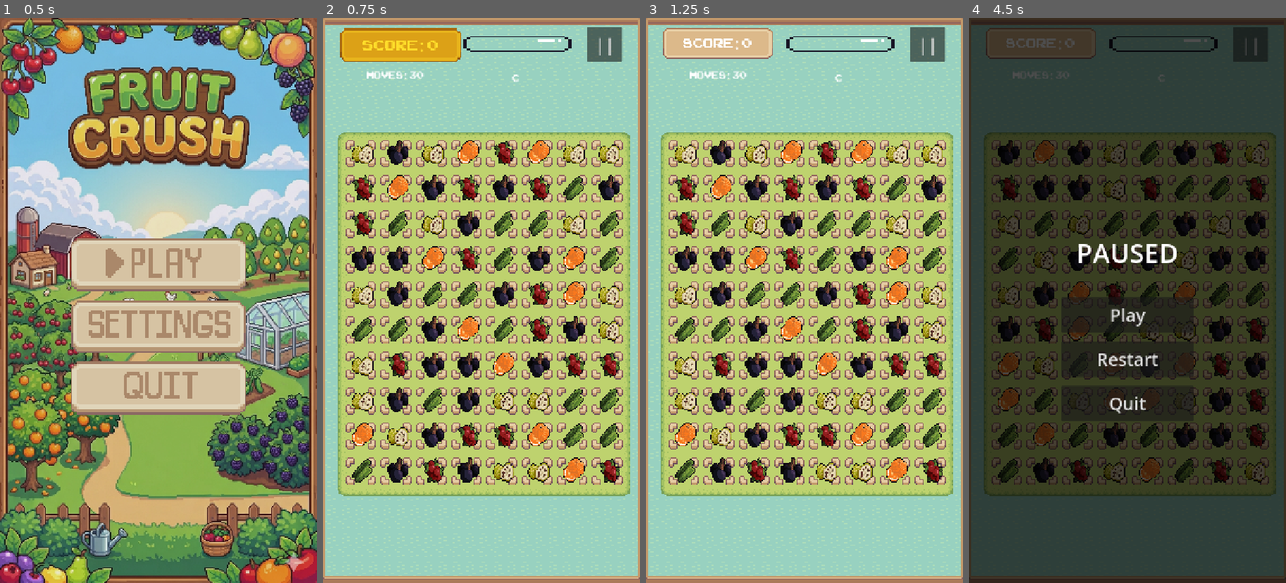
Above: before the commit, frames 1-4 (left to right).
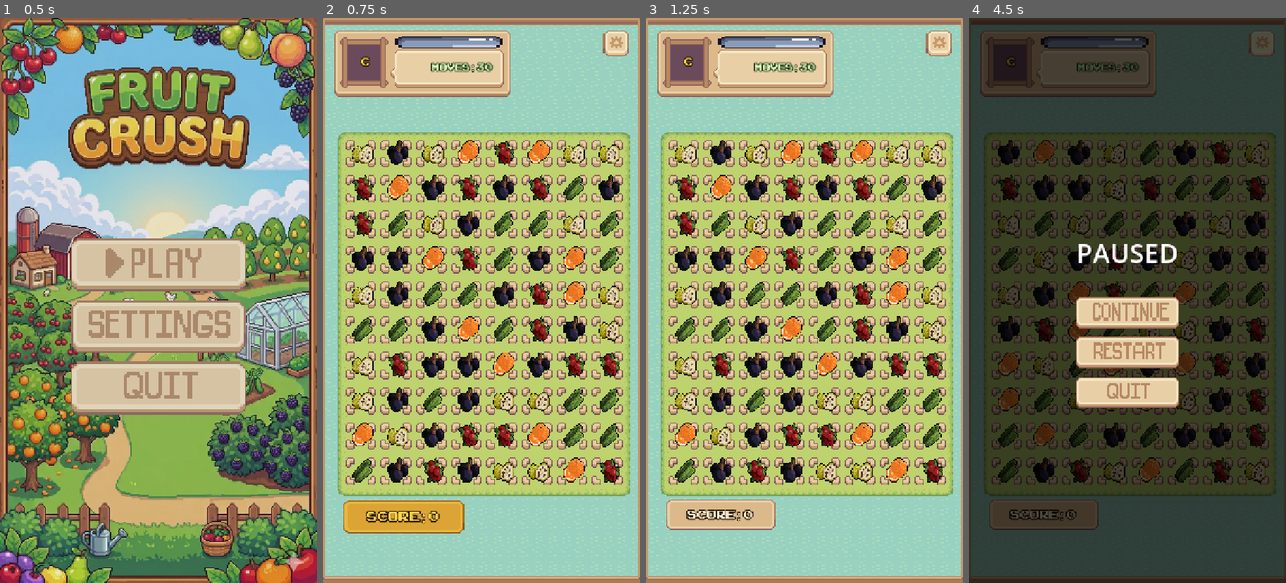
Above: after the commit, the same moments.

Repository: danieljuan6278/Fruit
Game: Godot game, scene res://scene/main_menu.tscn
Same seed, same stepped clock (60 frames per second), same inputs: the game is played once before the commit and once after it.
Inputs (mouse positions are in pixels of both pictures, inside the frame that each line leads up to; where the layout moved, square brackets give the same spot in the first picture):
- Up to frame 1 (0.5 s): no input
- Up to frame 2 (0.75 s): click (481, 266) at 0.5 s
- Up to frame 3 (1.25 s): no input
- Up to frame 4 (4.5 s): click (1263, 46) [1251, 46] at 1.25 s; click (1127, 311) [1127, 317] at 2 s; click (1263, 46) [1251, 46] at 2.75 s; click (1127, 351) [1127, 357] at 3.5 s; click (1263, 46) [1251, 46] at 4.25 s

Frame 1 is identical in both runs. In frame 2, 9.8% of the frame differs, in the area x 3-97%, y 1-92%; in frame 3, 9.0%; in frame 4, 10%, in the area x 3-97%, y 1-91%.

Commit message:
feat: implement pause menu functionality with new UI assets and management scripts

Diff:
--- a/scene/game.tscn
+++ b/scene/game.tscn
@@ -6,20 +6,20 @@
 [ext_resource type="PackedScene" uid="uid://d0vt4lr2qrn64" path="res://scene/piece.tscn" id="2_dbls1"]
 [ext_resource type="FontFile" uid="uid://b7r3gd2h62crf" path="res://assets/arcadeclassic/ARCADECLASSIC.TTF" id="5_p1ry8"]
 [ext_resource type="Texture2D" uid="uid://bxyuxjlwd6tmn" path="res://assets/ui/Sprout Lands - UI Pack - Basic pack/Sprite sheets/Sprite sheet for Basic Pack2.png" id="5_xlg7c"]
-[ext_resource type="Texture2D" uid="uid://dds1ljl8hro28" path="res://assets/horizontal bars/most rounded/progress bar most rounded progress orange.png" id="6_xlg7c"]
+[ext_resource type="Texture2D" uid="uid://bsej1akhllmnc" path="res://assets/horizontal bars/most rounded/progress bar most rounded progress green.png" id="6_green"]
 [ext_resource type="Texture2D" uid="uid://hoxhy2e20ty5" path="res://assets/horizontal bars/most rounded/progress bar most rounded over.png" id="7_qpk70"]
+[ext_resource type="Texture2D" uid="uid://deoo3eyvv2gq7" path="res://assets/horizontal bars/most rounded/progress bar most rounded under.png" id="8_under"]
+
+[sub_resource type="AtlasTexture" id="AtlasTexture_yq8tf"]
+atlas = ExtResource("5_xlg7c")
+region = Rect2(355, 178, 170, 60)
 
 [sub_resource type="AtlasTexture" id="AtlasTexture_ll5lq"]
 atlas = ExtResource("5_xlg7c")
 region = Rect2(256, 176, 96, 32)
 
-[sub_resource type="Theme" id="Theme_xwcet"]
-
-[sub_resource type="LabelSettings" id="LabelSettings_33cqm"]
-font_size = 42
-
 [sub_resource type="AtlasTexture" id="AtlasTexture_17rxn"]
-atlas = ExtResource("6_xlg7c")
+atlas = ExtResource("6_green")
 
 [node name="Game" type="Node2D" unique_id=1140158809 node_paths=PackedStringArray("ui_manager")]
 script = ExtResource("1_5kiuu")
@@ -28,6 +28,14 @@
 ui_manager = NodePath("UIManager")
 
 [node name="score_label" type="CanvasLayer" parent="." unique_id=335725367]
+
+[node name="TextureRect" type="TextureRect" parent="score_label" unique_id=1290509600]
+texture_filter = 1
+offset_left = 25.0
+offset_top = 28.0
+offset_right = 427.0
+offset_bottom = 179.0
+texture = SubResource("AtlasTexture_yq8tf")
 
 [node name="ScoreContainer" type="Control" parent="score_label" unique_id=1006255356]
 layout_mode = 3
@@ -41,10 +49,10 @@
 layout_mode = 1
 anchors_preset = 10
 anchor_right = 1.0
-offset_left = 30.0
-offset_top = 12.0
-offset_right = -424.0
-offset_bottom = 101.0
+offset_left = 37.0
+offset_top = 1080.0
+offset_right = -417.0
+offset_bottom = 1169.0
 grow_horizontal = 2
 texture = SubResource("AtlasTexture_ll5lq")
 stretch_mode = 4
@@ -56,12 +64,12 @@
 offset_top = 14.0
 offset_right = 254.0
 offset_bottom = 78.0
-theme = SubResource("Theme_xwcet")
-theme_type_variation = &"GraphFrameTitleLabel"
+theme_override_colors/font_color = Color(1, 0.95, 0.82, 1)
+theme_override_colors/font_outline_color = Color(0.18, 0.12, 0.06, 1)
+theme_override_constants/outline_size = 8
 theme_override_fonts/font = ExtResource("5_p1ry8")
 theme_override_font_sizes/font_size = 40
 text = "Score: 0"
-label_settings = SubResource("LabelSettings_33cqm")
 horizontal_alignment = 1
 vertical_alignment = 1
 autowrap_mode = 3
@@ -69,33 +77,40 @@
 
 [node name="ScoreProgress" type="TextureProgressBar" parent="score_label" unique_id=1001617136]
 texture_filter = 1
-offset_left = 318.0
+offset_left = 164.0
 offset_top = 40.0
-offset_right = 565.0
-offset_bottom = 78.0
+offset_right = 409.0
+offset_bottom = 69.0
 max_value = 1200.0
 nine_patch_stretch = true
+texture_under = ExtResource("8_under")
 texture_over = ExtResource("7_qpk70")
 texture_progress = SubResource("AtlasTexture_17rxn")
 
 [node name="RankLabel" type="Label" parent="score_label" unique_id=1758124079]
-offset_left = 315.0
-offset_top = 121.0
-offset_right = 562.0
-offset_bottom = 152.0
+offset_left = -30.0
+offset_top = 81.0
+offset_right = 224.0
+offset_bottom = 113.0
+theme_override_colors/font_color = Color(1, 0.86, 0.25, 1)
+theme_override_colors/font_outline_color = Color(0.18, 0.12, 0.06, 1)
+theme_override_constants/outline_size = 10
 theme_override_fonts/font = ExtResource("5_p1ry8")
-theme_override_font_sizes/font_size = 30
+theme_override_font_sizes/font_size = 36
 text = "C"
 horizontal_alignment = 1
 
 [node name="MovesLabel" type="Label" parent="score_label" unique_id=307979590]
-offset_left = 42.0
-offset_top = 114.0
-offset_right = 289.0
-offset_bottom = 155.0
+offset_left = 193.0
+offset_top = 95.0
+offset_right = 440.0
+offset_bottom = 136.0
+theme_override_colors/font_color = Color(0.85, 1, 0.75, 1)
+theme_override_colors/font_outline_color = Color(0.12, 0.18, 0.06, 1)
+theme_override_constants/outline_size = 8
 theme_override_fonts/font = ExtResource("5_p1ry8")
-theme_override_font_sizes/font_size = 30
-text = "Moves: 30"
+theme_override_font_sizes/font_size = 32
+text = "30"
 horizontal_alignment = 1
 
 [node name="UIManager" type="Node" parent="." unique_id=933798985 node_paths=PackedStringArray("score_label", "rank_label", "moves_label", "progress_bar")]
--- a/scene/pause_menu.tscn
+++ b/scene/pause_menu.tscn
@@ -1,29 +1,68 @@
-[gd_scene load_steps=2 format=3 uid="uid://dda455uj38eus"]
+[gd_scene format=3 uid="uid://dda455uj38eus"]
 
-[ext_resource type="Script" path="res://script/pause_menu.gd" id="1_pausemenu"]
+[ext_resource type="Script" uid="uid://boukje07ap1v" path="res://script/pause_menu.gd" id="1_pausemenu"]
+[ext_resource type="Texture2D" uid="uid://bxyuxjlwd6tmn" path="res://assets/ui/Sprout Lands - UI Pack - Basic pack/Sprite sheets/Sprite sheet for Basic Pack2.png" id="2_cq4tv"]
+[ext_resource type="Texture2D" uid="uid://ja6sbwjaiyat" path="res://assets/ui/Sprout Lands - UI Pack - Basic pack/Sprite sheets/resumebutton.png" id="2_me6vf"]
+[ext_resource type="Texture2D" uid="uid://ccmeheycq6bj6" path="res://assets/ui/Sprout Lands - UI Pack - Basic pack/Sprite sheets/restart pause.png" id="4_qbwph"]
+[ext_resource type="Texture2D" uid="uid://ba28injmkmvq2" path="res://assets/ui/Sprout Lands - UI Pack - Basic pack/Sprite sheets/UI Big Play Button-58c8.png" id="4_ug2vv"]
 
-[node name="PauseMenu" type="CanvasLayer"]
+[sub_resource type="AtlasTexture" id="AtlasTexture_ug2vv"]
+atlas = ExtResource("2_cq4tv")
+region = Rect2(645, 68, 22, 24)
+
+[sub_resource type="AtlasTexture" id="AtlasTexture_et5lo"]
+atlas = ExtResource("2_cq4tv")
+region = Rect2(677, 70, 22, 22)
+
+[sub_resource type="AtlasTexture" id="AtlasTexture_cq4tv"]
+atlas = ExtResource("2_me6vf")
+region = Rect2(18, 0, 540, 162)
+
+[sub_resource type="AtlasTexture" id="AtlasTexture_r1gbo"]
+atlas = ExtResource("2_me6vf")
+region = Rect2(594, 12, 540, 150)
+
+[sub_resource type="AtlasTexture" id="AtlasTexture_4q2vw"]
+atlas = ExtResource("4_qbwph")
+region = Rect2(18, 0, 540, 162)
+
+[sub_resource type="AtlasTexture" id="AtlasTexture_71u2q"]
+atlas = ExtResource("4_qbwph")
+region = Rect2(594, 12, 540, 150)
+
+[sub_resource type="AtlasTexture" id="AtlasTexture_qbwph"]
+atlas = ExtResource("4_ug2vv")
+region = Rect2(18, 0, 540, 162)
+
+[sub_resource type="AtlasTexture" id="AtlasTexture_xugnn"]
+atlas = ExtResource("4_ug2vv")
+region = Rect2(594, 12, 540, 150)
+
+[node name="PauseMenu" type="CanvasLayer" unique_id=1044010760]
 process_mode = 3
 layer = 100
 script = ExtResource("1_pausemenu")
 
-[node name="PauseButton" type="Button" parent="."]
-offset_left = 600.0
-offset_top = 20.0
-offset_right = 680.0
-offset_bottom = 100.0
-theme_override_font_sizes/font_size = 40
-text = "||"
+[node name="PauseButton" type="TextureButton" parent="." unique_id=239840653]
+texture_filter = 1
+offset_left = 637.0
+offset_top = 28.000002
+offset_right = 659.0
+offset_bottom = 52.000004
+scale = Vector2(2.6494124, 2.4705193)
+size_flags_horizontal = 4
+texture_normal = SubResource("AtlasTexture_ug2vv")
+texture_pressed = SubResource("AtlasTexture_et5lo")
 
-[node name="Overlay" type="ColorRect" parent="."]
+[node name="Overlay" type="ColorRect" parent="." unique_id=433400094]
 visible = false
 anchors_preset = 15
 anchor_right = 1.0
 anchor_bottom = 1.0
 color = Color(0, 0, 0, 0.7)
 
-[node name="VBoxContainer" type="VBoxContainer" parent="Overlay"]
-anchors_preset = 8
+[node name="VBoxContainer" type="VBoxContainer" parent="Overlay" unique_id=1827944091]
+layout_mode = 0
 anchor_left = 0.5
 anchor_top = 0.5
 anchor_right = 0.5
@@ -34,30 +73,42 @@
 offset_bottom = 150.0
 theme_override_constants/separation = 20
 
-[node name="Title" type="Label" parent="Overlay/VBoxContainer"]
+[node name="Title" type="Label" parent="Overlay/VBoxContainer" unique_id=1500184295]
 layout_mode = 2
 theme_override_font_sizes/font_size = 60
 text = "PAUSED"
 horizontal_alignment = 1
 
-[node name="Spacer" type="Control" parent="Overlay/VBoxContainer"]
+[node name="Spacer" type="Control" parent="Overlay/VBoxContainer" unique_id=1168297289]
 custom_minimum_size = Vector2(0, 20)
 layout_mode = 2
 
-[node name="ResumeButton" type="Button" parent="Overlay/VBoxContainer"]
-custom_minimum_size = Vector2(300, 80)
+[node name="ResumeButton" type="TextureButton" parent="Overlay/VBoxContainer" unique_id=1383142718]
+texture_filter = 1
+custom_minimum_size = Vector2(240, 70)
 layout_mode = 2
-theme_override_font_sizes/font_size = 40
-text = "Play"
+size_flags_horizontal = 4
+texture_normal = SubResource("AtlasTexture_cq4tv")
+texture_pressed = SubResource("AtlasTexture_r1gbo")
+ignore_texture_size = true
+stretch_mode = 5
 
-[node name="RestartButton" type="Button" parent="Overlay/VBoxContainer"]
-custom_minimum_size = Vector2(300, 80)
+[node name="RestartButton" type="TextureButton" parent="Overlay/VBoxContainer" unique_id=677871229]
+texture_filter = 1
+custom_minimum_size = Vector2(240, 70)
 layout_mode = 2
-theme_override_font_sizes/font_size = 40
-text = "Restart"
+size_flags_horizontal = 4
+texture_normal = SubResource("AtlasTexture_4q2vw")
+texture_pressed = SubResource("AtlasTexture_71u2q")
+ignore_texture_size = true
+stretch_mode = 5
 
-[node name="QuitButton" type="Button" parent="Overlay/VBoxContainer"]
-custom_minimum_size = Vector2(300, 80)
+[node name="QuitButton" type="TextureButton" parent="Overlay/VBoxContainer" unique_id=1703415205]
+texture_filter = 1
+custom_minimum_size = Vector2(240, 70)
 layout_mode = 2
-theme_override_font_sizes/font_size = 40
-text = "Quit"
+size_flags_horizontal = 4
+texture_normal = SubResource("AtlasTexture_qbwph")
+texture_pressed = SubResource("AtlasTexture_xugnn")
+ignore_texture_size = true
+stretch_mode = 5
--- a/script/pause_menu.gd
+++ b/script/pause_menu.gd
@@ -12,6 +12,33 @@
 	resume_btn.pressed.connect(_on_resume_pressed)
 	restart_btn.pressed.connect(_on_restart_pressed)
 	quit_btn.pressed.connect(_on_quit_pressed)
+
+	var buttons = [pause_btn, resume_btn, restart_btn, quit_btn]
+	for btn in buttons:
+		btn.mouse_entered.connect(_on_btn_hover.bind(btn))
+		btn.mouse_exited.connect(_on_btn_normal.bind(btn))
+		btn.button_down.connect(_on_btn_down.bind(btn))
+		btn.button_up.connect(_on_btn_up.bind(btn))
+
+func _on_btn_down(btn):
+	_tween_modulate(btn, Color(0.7, 0.7, 0.7), 0.1)
+
+func _on_btn_up(btn):
+	if btn.is_hovered():
+		_on_btn_hover(btn)
+	else:
+		_on_btn_normal(btn)
+
+func _on_btn_hover(btn):
+	_tween_modulate(btn, Color(1.2, 1.2, 1.2), 0.1)
+
+func _on_btn_normal(btn):
+	_tween_modulate(btn, Color(1, 1, 1), 0.2)
+
+func _tween_modulate(btn, color, duration):
+	var tween = create_tween()
+	tween.tween_property(btn, "modulate", color, duration).set_trans(Tween.TRANS_SINE)
+
 
 func _on_pause_pressed():
 	show_menu("PAUSED")
--- a/script/ui_manager.gd
+++ b/script/ui_manager.gd
@@ -76,7 +76,7 @@
 	"""Show combo bonus feedback"""
 	print("Combo Bonus! +%d Move(s)" % bonus_moves)
 	if moves_label:
-		_pulse_label(moves_label, Color.GREEN)
+		_pulse_label(moves_label, Color(0.55, 0.9, 0.35))
 
 func _on_game_over(phase: String):
 	"""Handle game over"""
@@ -91,11 +91,11 @@
 	var scoreboard_ui = score_label.get_parent()
 	var tween = create_tween()
 	tween.tween_property(scoreboard_ui, "scale", Vector2(1.1, 1.1), 0.1)
-	tween.tween_property(scoreboard_ui, "modulate", Color.GOLD, 0.1)
+	tween.tween_property(scoreboard_ui, "modulate", Color(1.0, 0.86, 0.25), 0.1)
 	tween.chain().tween_property(scoreboard_ui, "scale", Vector2(1.0, 1.0), 0.2)
 	tween.tween_property(scoreboard_ui, "modulate", Color.WHITE, 0.2)
 
-func _pulse_label(label: Label, color: Color = Color.GOLD):
+func _pulse_label(label: Label, color: Color = Color(1.0, 0.86, 0.25)):
 	"""Generic label pulse animation"""
 	if not label:
 		return
Binary file added: assets/ui/Sprout Lands - UI Pack - Basic pack/Sprite sheets/restart pause.png
Not shown, added: assets/ui/Sprout Lands - UI Pack - Basic pack/Sprite sheets/restart pause.png.import
Binary file added: assets/ui/Sprout Lands - UI Pack - Basic pack/Sprite sheets/resumebutton.png
Not shown, added: assets/ui/Sprout Lands - UI Pack - Basic pack/Sprite sheets/resumebutton.png.import
